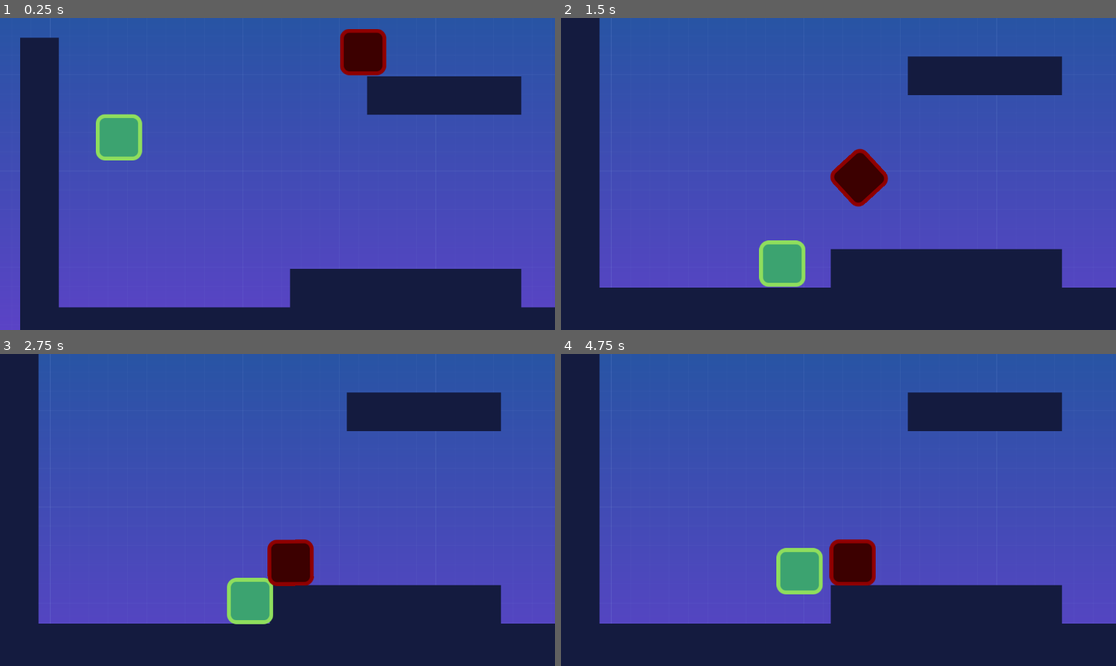
Above: before the commit, frames 1-4 (two rows, left to right).
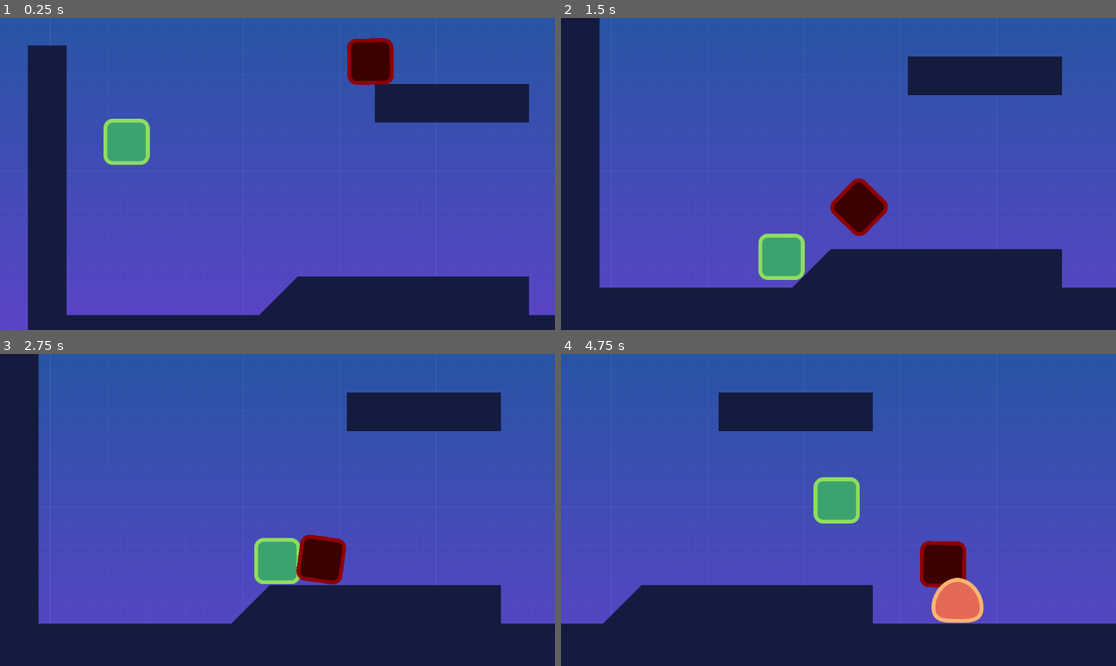
Above: after the commit, the same moments.

Repository: anatolbogun/godot-smoother-node-test-scene
Game: Godot game, scene res://src/Levels/level_template.tscn
Two runs of this game, one before a commit and one after it. Both use one fixed random seed, a clock stepped at 60 frames per second and the inputs below.
Inputs:
- Up to frame 1 (0.25 s): no input
- Up to frame 2 (1.5 s): hold D (move_right) from 0.53 s (still down); tap A (jump) at 0.77 s
- Up to frame 3 (2.75 s): tap A (jump) at 1.52 s; release D (move_right) at 2.03 s
- Up to frame 4 (4.75 s): hold D (move_right) 2.78-4.28 s; tap A (jump) at 3.02, 3.77, 4.52 s

The runs differ from the first frame. In frame 1, 8.7% of the frame differs, in the area x 3-100%, y 3-100%; in frame 2, 2.9%; in frame 3, 3.4%; in frame 4, 27%, in the area x 0-91%, y 0-87%.
Error in both runs: Trying to assign an array of type "Array" to a variable of type "Array[Node]". (res://src/Levels/smoother.gd:149)

Commit message:
minor level and slope changes

Diff:
--- a/project.godot
+++ b/project.godot
@@ -64,7 +64,3 @@
 2d_physics/layer_2="enemies"
 2d_physics/layer_3="items"
 2d_physics/layer_4="world"
-
-[physics]
-
-common/physics_ticks_per_second=13
--- a/src/Actors/player.tscn
+++ b/src/Actors/player.tscn
@@ -11,6 +11,7 @@
 
 [node name="Player" type="CharacterBody2D"]
 collision_mask = 8
+floor_constant_speed = true
 script = ExtResource("1_nrl78")
 
 [node name="Label" type="Label" parent="."]
--- a/src/Levels/level_template.tscn
+++ b/src/Levels/level_template.tscn
@@ -55,7 +55,7 @@
 tile_set = SubResource("TileSet_mjviy")
 cell_quadrant_size = 80
 format = 2
-layer_0/tile_data = PackedInt32Array(0, 2, 0, 65536, 2, 0, 1 …(2300 unchanged characters)… 524328, 2, 0, 589866, 2, 0, 589867, 2, 0)
+layer_0/tile_data = PackedInt32Array(0, 2, 0, 65536, 2, 0, 1 …(2300 unchanged characters)… 524328, 2, 0, 589866, 2, 0, 589867, 2, 0, 393222, 2, 1)
 
 [node name="Player" parent="." instance=ExtResource("2_m8x0h")]
 position = Vector2(205, 148)
